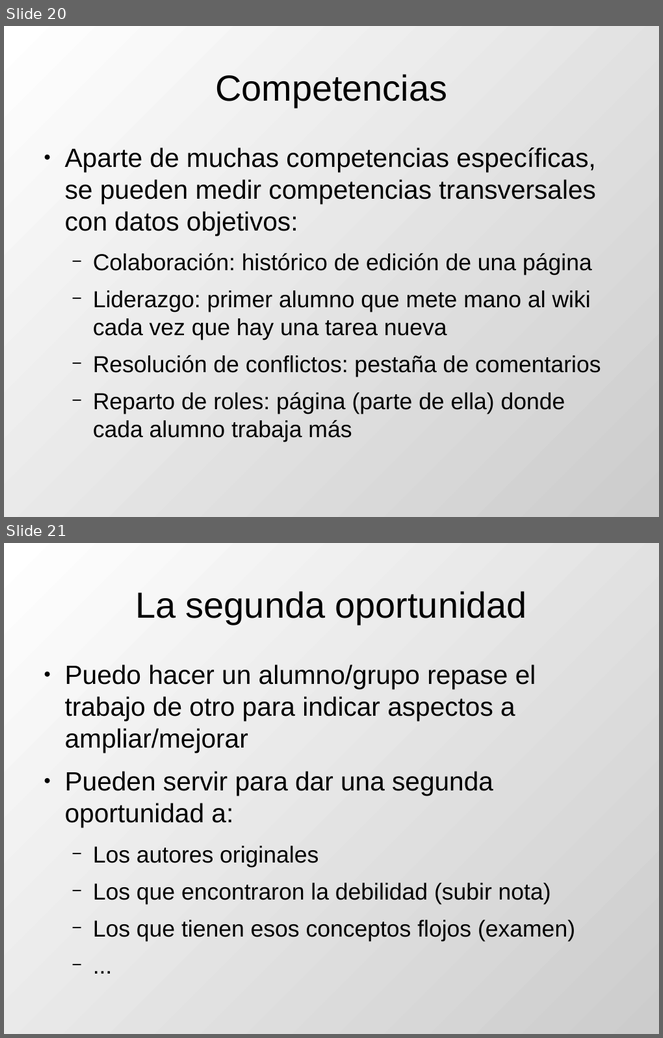
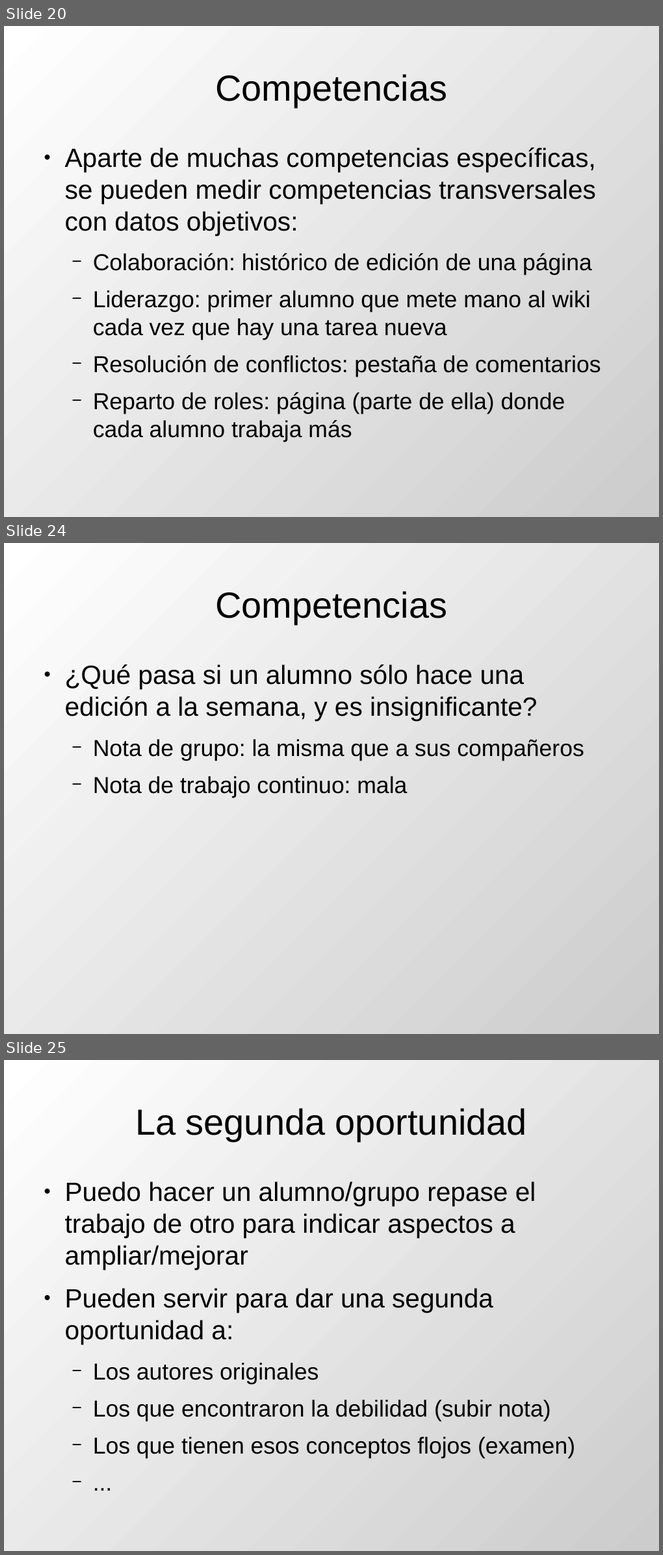
Before and after one commit to DrPantera/wikis4education, a slide deck: uca-2013_07/tema-5-EvaluacionWikis.odp. Shown one above the other, each under a label of ours: slides 20 and 21 before the commit, slides 20, 24 and 25 after it; the slides between them are not shown. The pictures are 663x1038 and 663x1555 pixels, drawn with LibreOffice and Linux fonts; fonts in the diff are those of the drawing. Boxes give left, top, right and bottom in pixels: in the first picture for what was removed or moved away, otherwise in the second. Text is boxed around its words. In the diff, an @@ line names an element or a change of style, - is before the commit and + after.

```diff
--- a/uca-2013_07/tema-5-EvaluacionWikis.odp
+++ b/uca-2013_07/tema-5-EvaluacionWikis.odp
@@ slide 24 added at [4,543,659,1034], background gradient #FFFFFF to #CCCCCC @@
@@ title added at [215,591,447,624], 44 pt, text #000000 @@
+Competencias
@@ text added at [65,665,584,798], 32 pt, text #000000 @@
+● ¿Qué pasa si un alumno sólo hace una edición a la semana, y es insignificante?
+  − Nota de grupo: la misma que a sus compañeros
+  − Nota de trabajo continuo: mala
@@ what was slide 21 is now slide 25 @@
```
Also in this commit, not shown: 1 slide changed, 3 other slides added, 1 other file.
